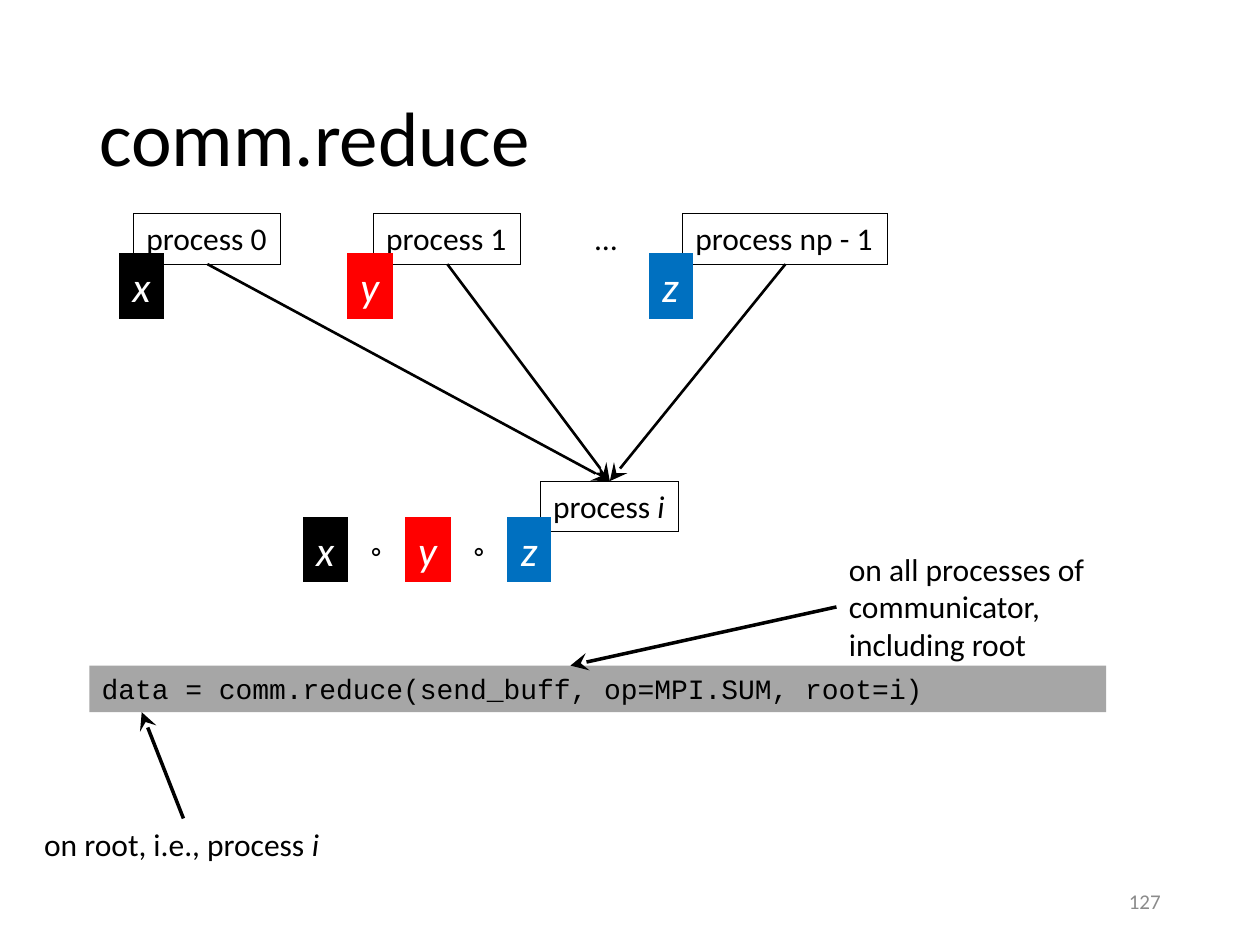
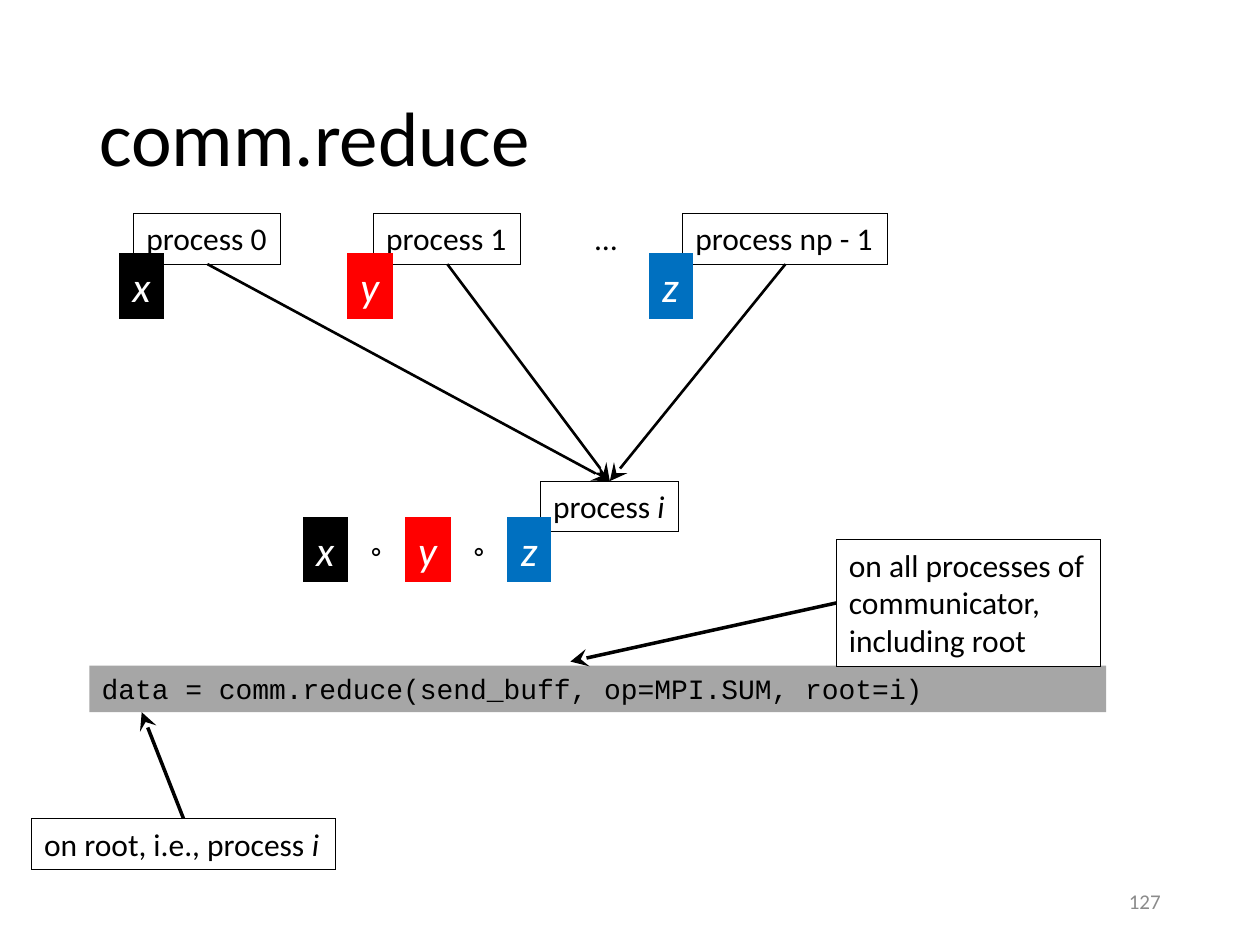
Before and after one commit to gjbex/training-material, a slide deck: slide 127 of Python/python_hpc.pptx. Drawn at 1260x945 pixels with LibreOffice and Linux fonts; fonts in the diff are those of the drawing. Boxes give left, top, right and bottom in pixels: in the first picture for what was removed or moved away, otherwise in the second. Text is boxed around its words. In the diff, an @@ line names an element or a change of style, - is before the commit and + after.

```diff
--- a/Python/python_hpc.pptx
+++ b/Python/python_hpc.pptx
@@ rectangle "on all processes of communicator, ..." at [837,539,1100,667]: fill none to #FFFFFF; outline none to #000000 0.75 pt @@
@@ rectangle "on all processes of communicator, ...": place and size @@
-rectangle "on all processes of communicator, ..." at [849,559,1084,662]
+rectangle "on all processes of communicator, ..." at [837,539,1100,667]
@@ arrow moved from (837, 607) - (571, 665) to (837, 604) - (571, 662) @@
@@ rectangle "on root, i.e., process i": place and size @@
-rectangle "on root, i.e., process i" at [44,834,319,861]
+rectangle "on root, i.e., process i" at [32,819,335,869]
@@ rectangle "on root, i.e., process i" at [32,819,335,869]: fill none to #FFFFFF; outline none to #000000 0.75 pt @@
```
Also in this commit, not shown: 20 other slides changed.
